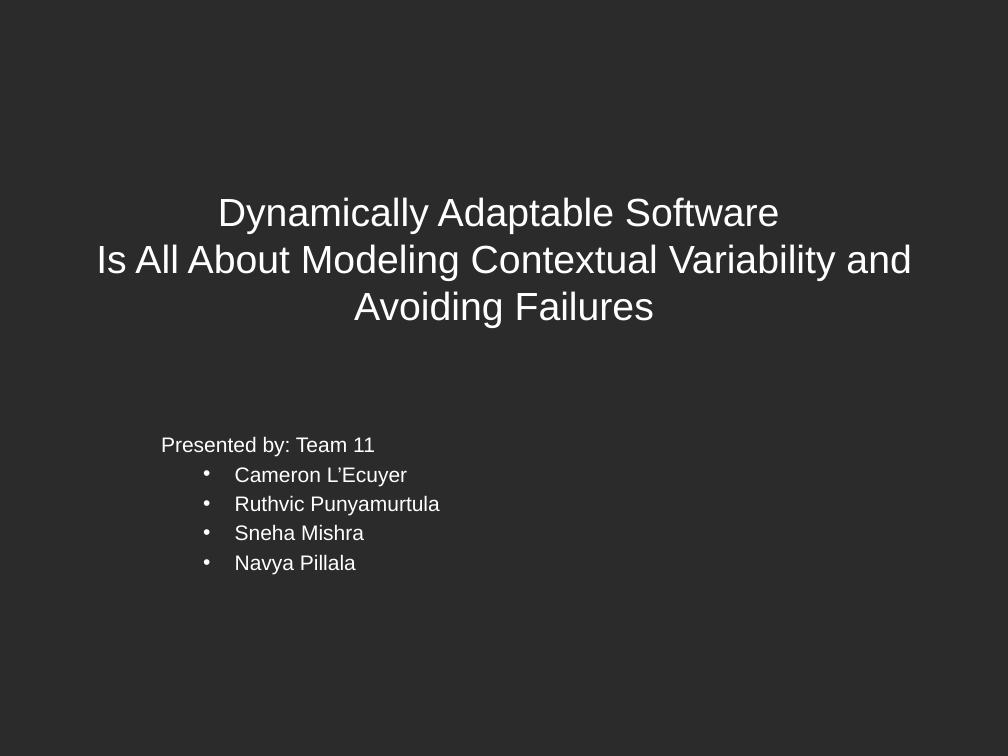
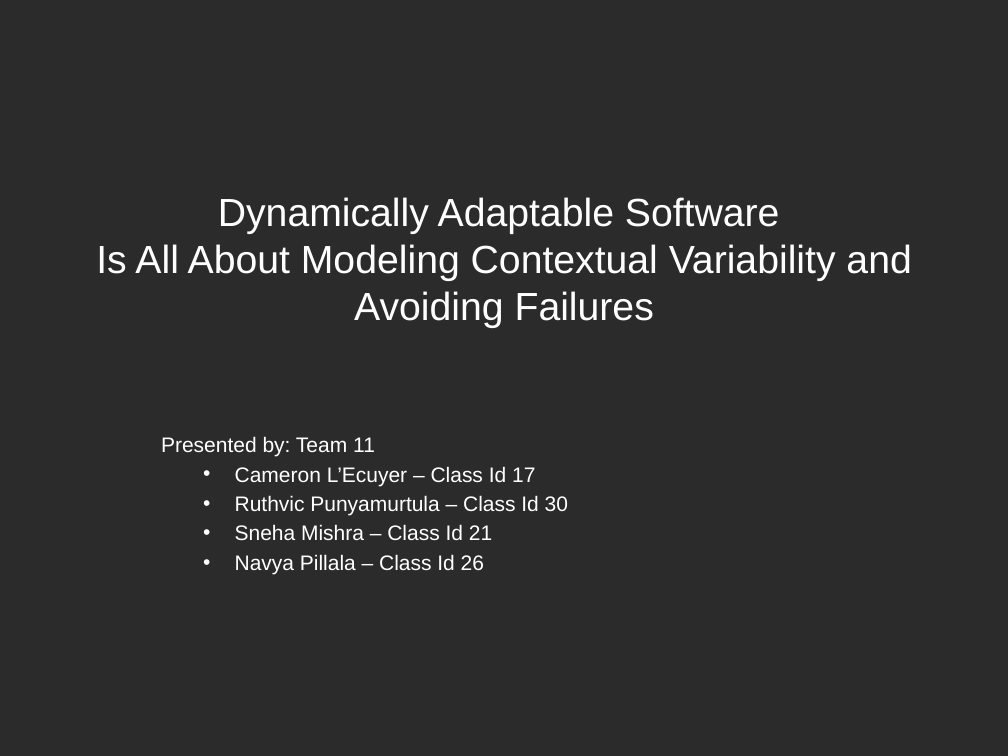
Before and after one commit to Ruthvicp/CS5551_Team_11_Project, a slide deck: slide 1 of Documentation/DAS.ppt. Drawn at 1008x756 pixels with LibreOffice and Linux fonts; fonts in the diff are those of the drawing; background and template pictures are left out; a plain dark background stands for a picture behind light text. Boxes give left, top, right and bottom in pixels: in the first picture for what was removed or moved away, otherwise in the second. Text is boxed around its words. In the diff, an @@ line names an element or a change of style, - is before the commit and + after.

Commit message:
Journal Club
Class Ids

```diff
--- a/Documentation/DAS.ppt
+++ b/Documentation/DAS.ppt
@@ subtitle at (235, 466, 568, 574): text changed @@
-  • Cameron L’Ecuyer
-  • Ruthvic Punyamurtula
-  • Sneha Mishra
-  • Navya Pillala
+  • Cameron L’Ecuyer – Class Id 17
+  • Ruthvic Punyamurtula – Class Id 30
+  • Sneha Mishra – Class Id 21
+  • Navya Pillala – Class Id 26
```
